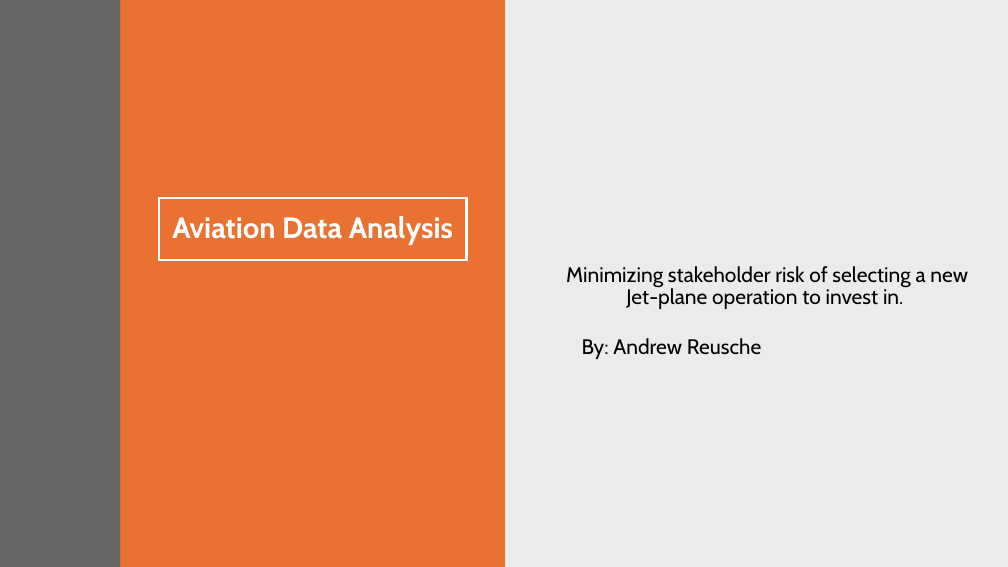
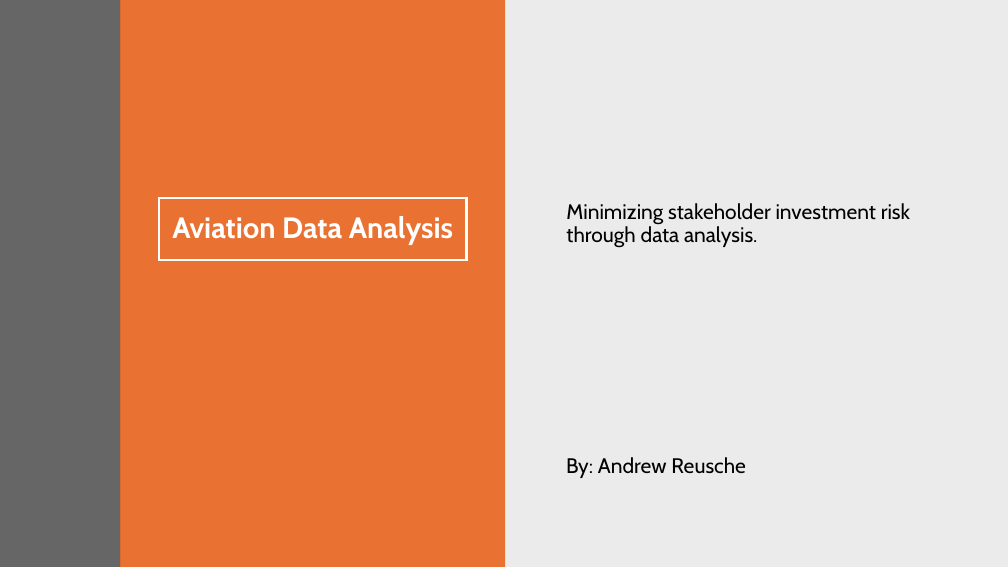
Before and after one commit to AndrewReusche/dsc-phase-1-project-v3, a slide deck: slide 1 of data2/Presentation1 copy.pptx. Drawn at 1008x567 pixels with LibreOffice and Linux fonts; fonts in the diff are those of the drawing. Boxes give left, top, right and bottom in pixels: in the first picture for what was removed or moved away, otherwise in the second. Text is boxed around its words. In the diff, an @@ line names an element or a change of style, - is before the commit and + after.

```diff
--- a/data2/Presentation1 copy.pptx
+++ b/data2/Presentation1 copy.pptx
@@ subtitle at (566,203,910,248): text changed @@
-Minimizing stakeholder risk of selecting a new Jet-plane operation to invest in.
+Minimizing stakeholder investment risk through data analysis.
@@ text "By: Andrew Reusche": place and size @@
-text "By: Andrew Reusche" at (582,338,761,359)
+text "By: Andrew Reusche" at (566,457,745,478)
```
Also in this commit, not shown: 3 other slides changed, 1 slide added, 5 other files.
